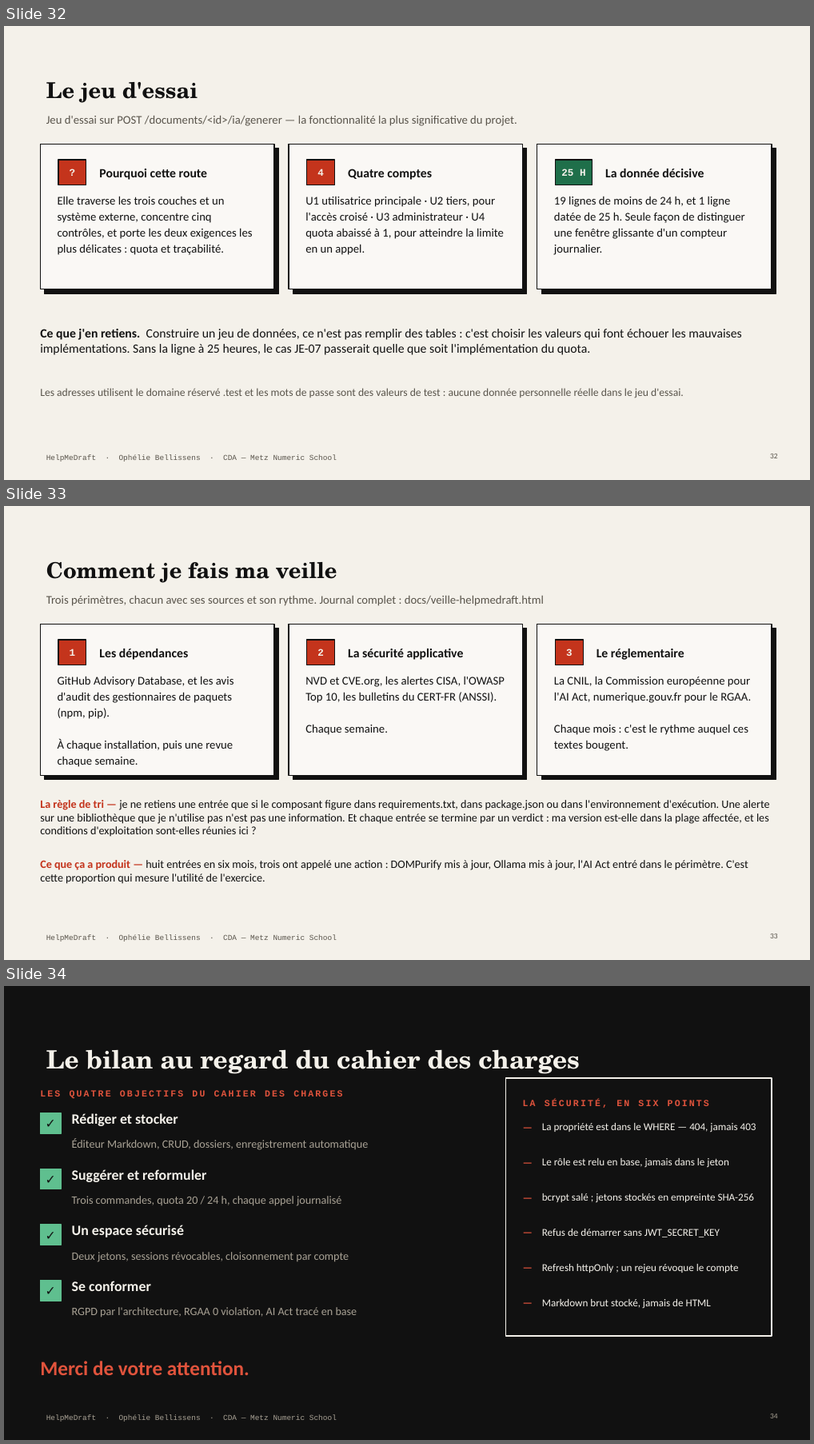
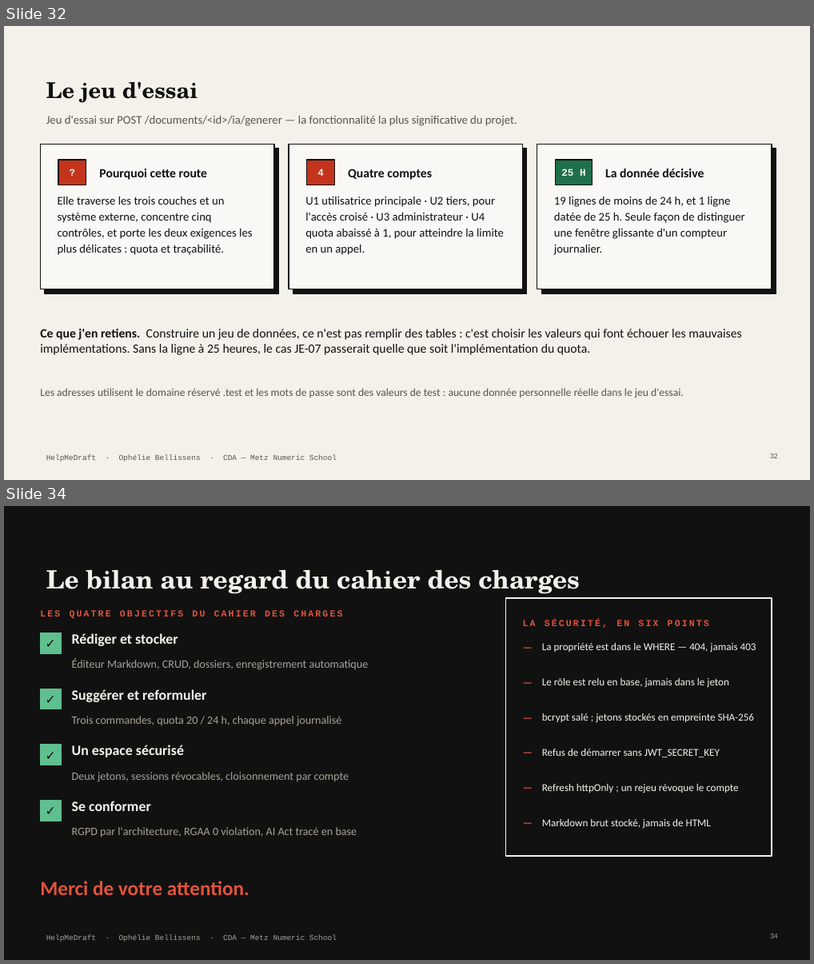
Before and after one commit to Equinoxya/HelpMeDraft---projet-fil-rouge, a slide deck: docs/Soutenance-HelpMeDraft.pptx. Shown one above the other, each under a label of ours: slides 32, 33 and 34 before the commit, slides 32 and 34 after it; the slides between them are not shown. The pictures are 814x1444 and 814x964 pixels, drawn with LibreOffice and Linux fonts; fonts in the diff are those of the drawing. Boxes give left, top, right and bottom in pixels: in the first picture for what was removed or moved away, otherwise in the second. Text is boxed around its words. In the diff, an @@ line names an element or a change of style, - is before the commit and + after.

```diff
--- a/docs/Soutenance-HelpMeDraft.pptx
+++ b/docs/Soutenance-HelpMeDraft.pptx
@@ slide 33 removed at (x1=4, y1=506, x2=810, y2=960), background #F4F1EA; not listed: 1 template element that a slide beside it also shows @@
@@ title removed at (x1=46, y1=562, x2=338, y2=583) @@
-Comment je fais ma veille
@@ text removed at (x1=46, y1=596, x2=544, y2=606) @@
-Trois périmètres, chacun avec ses sources et son rythme. Journal complet : docs/veille-helpmedraft.html
@@ rectangle removed at (x1=40, y1=624, x2=274, y2=776) @@
@@ rectangle removed at (x1=289, y1=624, x2=523, y2=776) @@
@@ rectangle removed at (x1=538, y1=624, x2=772, y2=776) @@
@@ rectangle removed at (x1=45, y1=628, x2=278, y2=780) @@
@@ rectangle removed at (x1=58, y1=640, x2=86, y2=665) @@
@@ text removed at (x1=70, y1=649, x2=76, y2=656) @@
-1
@@ text removed at (x1=99, y1=648, x2=189, y2=660) @@
-Les dépendances
@@ rectangle removed at (x1=293, y1=628, x2=527, y2=780) @@
@@ rectangle removed at (x1=307, y1=640, x2=335, y2=665) @@
@@ text removed at (x1=318, y1=649, x2=324, y2=656) @@
-2
@@ text removed at (x1=348, y1=648, x2=464, y2=660) @@
-La sécurité applicative
@@ rectangle removed at (x1=542, y1=628, x2=777, y2=780) @@
@@ rectangle removed at (x1=556, y1=640, x2=583, y2=665) @@
@@ text removed at (x1=566, y1=649, x2=573, y2=656) @@
-3
@@ text removed at (x1=597, y1=648, x2=685, y2=660) @@
-Le réglementaire
@@ text removed at (x1=58, y1=676, x2=234, y2=767) @@
-GitHub Advisory Database, et les avis d'audit des gestionnaires de paquets (npm, pip).
-À chaque installation, puis une revue chaque semaine.
@@ text removed at (x1=306, y1=676, x2=506, y2=735) @@
-NVD et CVE.org, les alertes CISA, l'OWASP Top 10, les bulletins du CERT-FR (ANSSI).
-Chaque semaine.
@@ text removed at (x1=554, y1=676, x2=751, y2=751) @@
-La CNIL, la Commission européenne pour l'AI Act, numerique.gouv.fr pour le RGAA.
-Chaque mois : c'est le rythme auquel ces textes bougent.
@@ text removed at (x1=40, y1=800, x2=770, y2=836) @@
-La règle de tri — je ne retiens une entrée que si le composant figure dans requirements.txt, dans package.json ou dans l'environnement d'exécution. Une alerte sur une bibliothèque que je n'utilise pas n'est pas une information. Et chaque entrée se termine par un verdict : ma version est-elle dans la plage affectée, et les conditions d'exploitation sont-elles réunies ici ?
@@ text removed at (x1=40, y1=860, x2=749, y2=884) @@
-Ce que ça a produit — huit entrées en six mois, trois ont appelé une action : DOMPurify mis à jour, Ollama mis à jour, l'AI Act entré dans le périmètre. C'est cette proportion qui mesure l'utilité de l'exercice.
@@ page number removed at (x1=770, y1=933, x2=778, y2=938) @@
-33
```
Also in this commit, not shown: 1 slide changed, 1 slide added, 2 other files.
